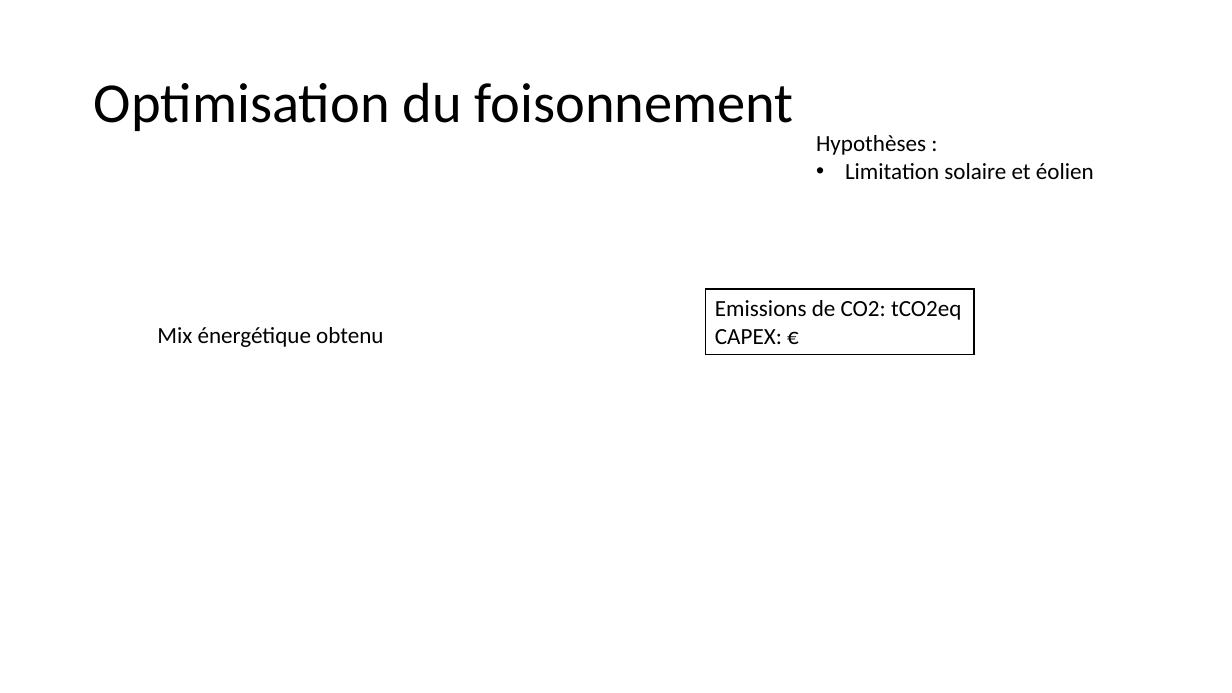
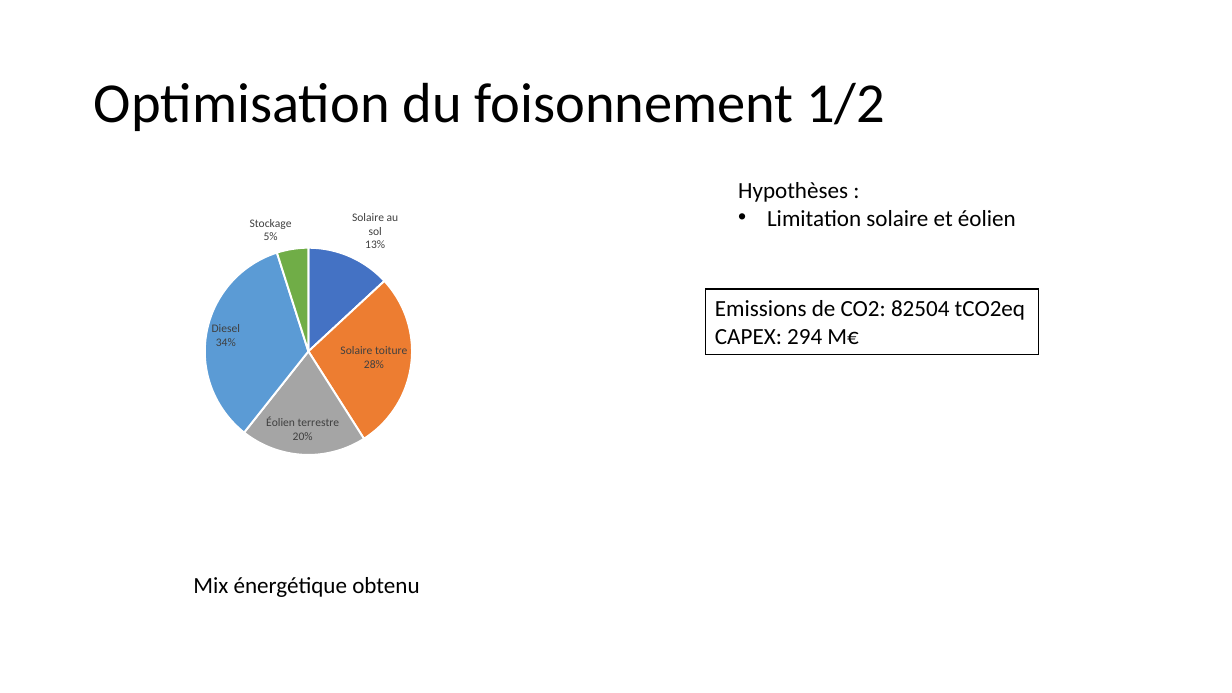
Before and after one commit to cledat/Projet-EA314, a slide deck: slide 10 of rapport.pptx. Drawn at 1232x693 pixels with LibreOffice and Linux fonts; fonts in the diff are those of the drawing. Boxes give left, top, right and bottom in pixels: in the first picture for what was removed or moved away, otherwise in the second. Text is boxed around its words. In the diff, an @@ line names an element or a change of style, - is before the commit and + after.

```diff
--- a/rapport.pptx
+++ b/rapport.pptx
@@ title at bbox=[94, 82, 885, 131]: text changed @@
-Optimisation du foisonnement
+Optimisation du foisonnement 1/2
@@ text "Hypothèses :": place and size @@
-text "Hypothèses :" at bbox=[816, 135, 1094, 179]
+text "Hypothèses :" at bbox=[738, 182, 1016, 226]
@@ pie chart added at bbox=[145, 195, 471, 513] @@
+categories: Solaire au sol, Solaire toiture, Éolien terrestre, Éolien off-shore, Diesel, Stockage
+Series 1: 13, 28, 20, 0, 34, 5
@@ rectangle "Emissions de CO2: 82504 tCO2eq": place and size @@
-rectangle "Emissions de CO2: 82504 tCO2eq" at bbox=[706, 289, 974, 355]
+rectangle "Emissions de CO2: 82504 tCO2eq" at bbox=[706, 289, 1039, 355]
@@ text in rectangle at bbox=[715, 300, 1025, 344]: text changed @@
-Emissions de CO2: tCO2eq
-CAPEX: €
+Emissions de CO2: 82504 tCO2eq
+CAPEX: 294 M€
@@ text "Mix énergétique obtenu": place and size @@
-text "Mix énergétique obtenu" at bbox=[157, 327, 383, 347]
+text "Mix énergétique obtenu" at bbox=[193, 577, 419, 597]
```
Also in this commit, not shown: 8 other slides changed, 1 slide added.
